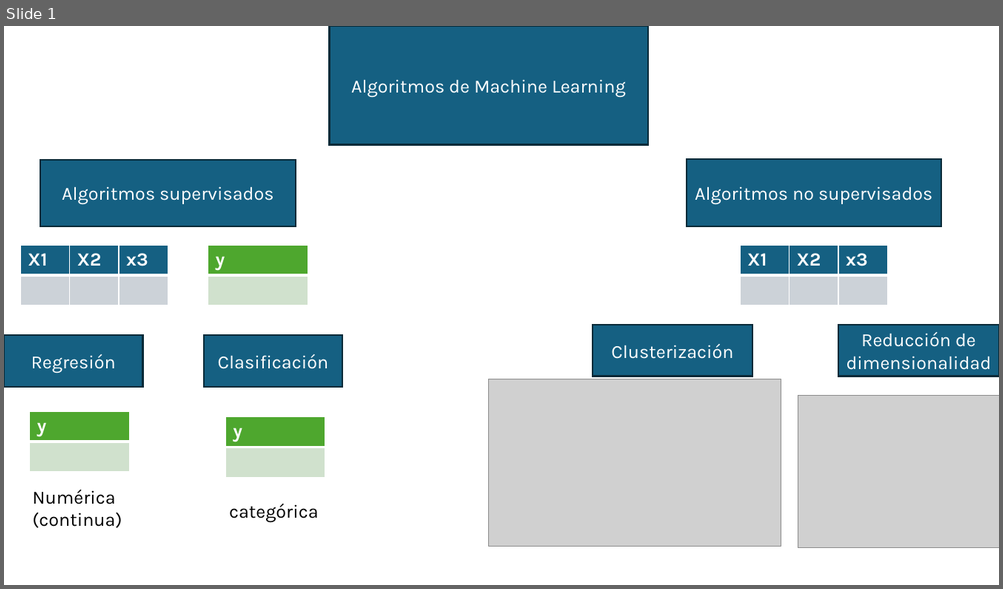
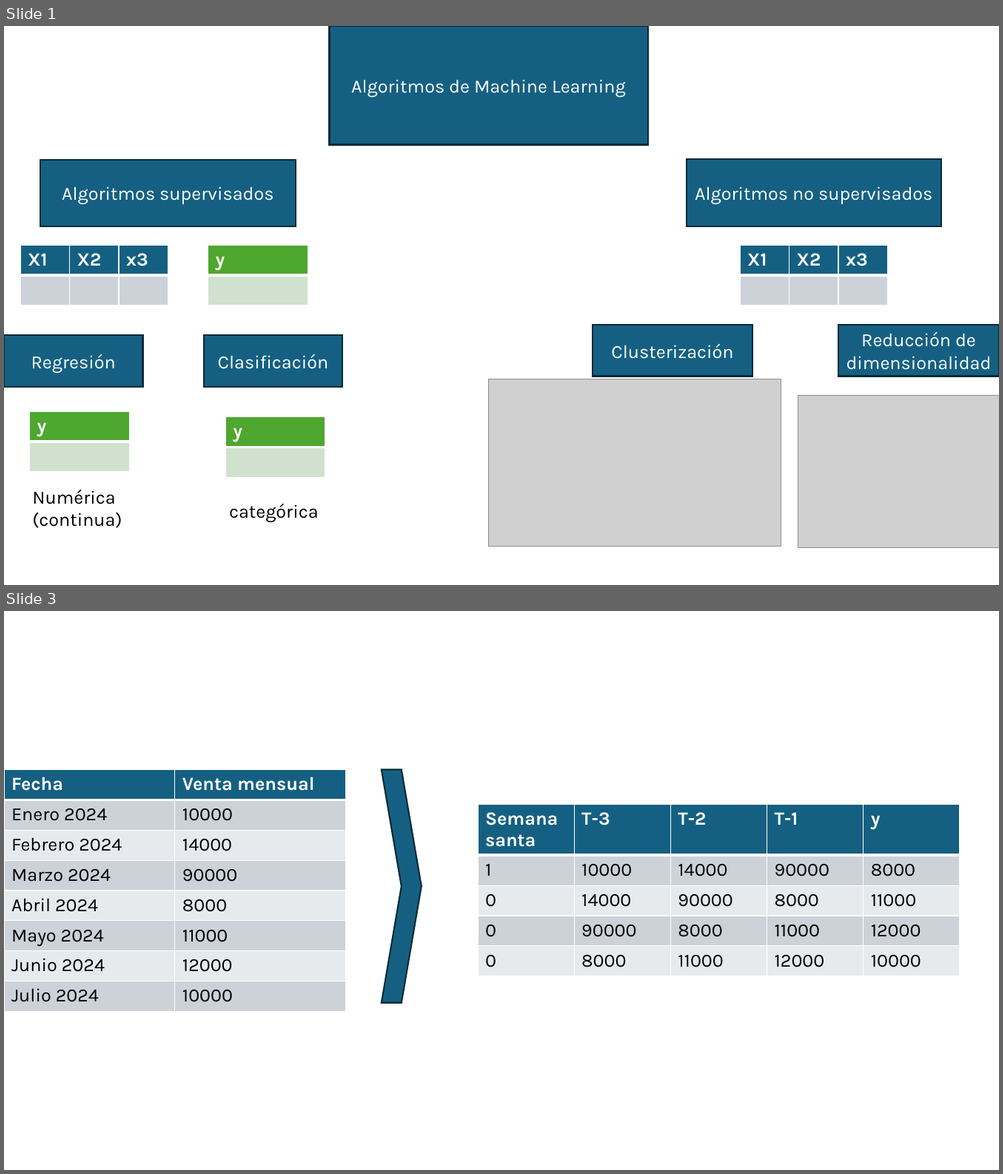
Before and after one commit to alonsinsan/C1-Machine-Learning-2020, a slide deck: categorias en machine learning.pptx. Shown one above the other, each under a label of ours: slide 1 before the commit, slides 1 and 3 after it; the slides between them are not shown. The pictures are 1003x589 and 1003x1174 pixels, drawn with LibreOffice and Linux fonts; fonts in the diff are those of the drawing; grey boxes stand for pictures. Boxes give left, top, right and bottom in pixels: in the first picture for what was removed or moved away, otherwise in the second. Text is boxed around its words. In the diff, an @@ line names an element or a change of style, - is before the commit and + after.

```diff
--- a/categorias en machine learning.pptx
+++ b/categorias en machine learning.pptx
@@ slide 3 added at bbox=[4, 611, 999, 1170], background #FFFFFF @@
@@ table added at bbox=[4, 770, 346, 1011], 8 rows, 2 columns @@
+Fecha | Venta mensual
+Enero 2024 | 10000
+Febrero 2024 | 14000
+Marzo 2024 | 90000
+Abril 2024 | 8000
+Mayo 2024 | 11000
+Junio 2024 | 12000
+Julio 2024 | 10000
@@ chevron added at bbox=[381, 770, 421, 1003], fill #156082, outline #092A39 1.5 pt @@
@@ table added at bbox=[478, 804, 959, 977], 5 rows, 5 columns @@
+Semana santa | T-3 | T-2 | T-1 | y
+1 | 10000 | 14000 | 90000 | 8000
+0 | 14000 | 90000 | 8000 | 11000
+0 | 90000 | 8000 | 11000 | 12000
+0 | 8000 | 11000 | 12000 | 10000
```
Also in this commit, not shown: 2 other slides added, 9 other files.
